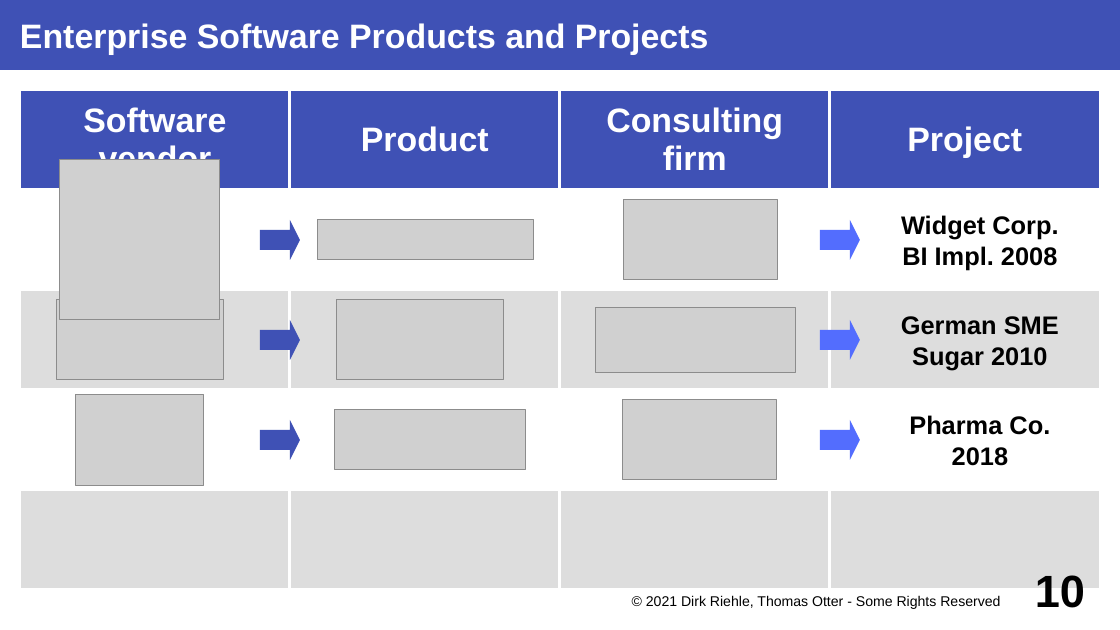
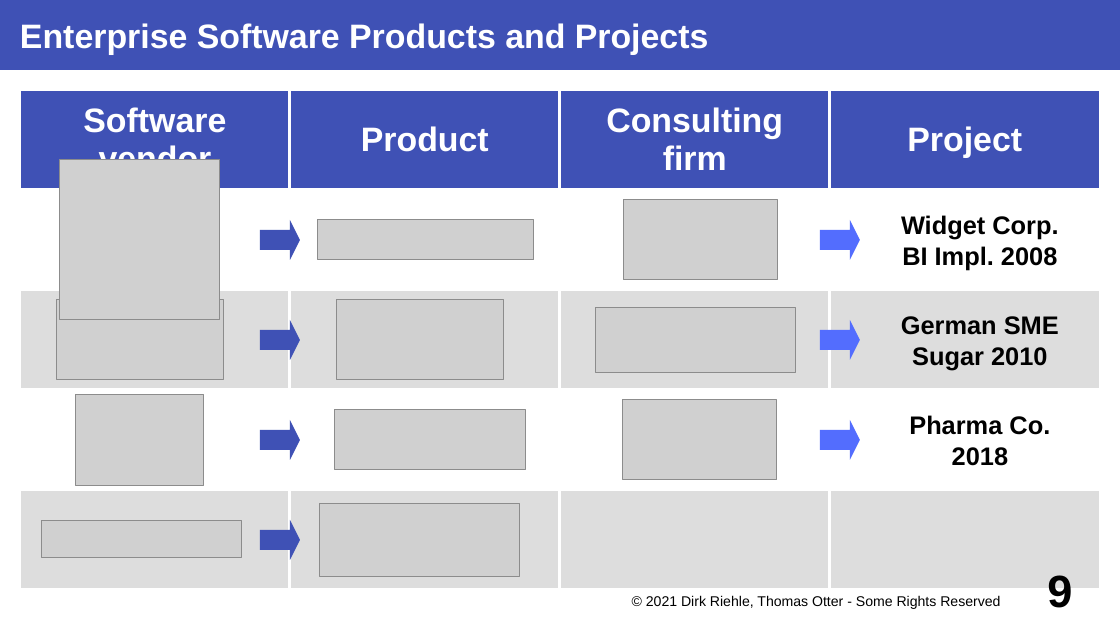
Before and after one commit to dirkriehle/coss-course, a slide deck: slide 9 of Lecture slides/COSS B03 - Software Vendors.odp (slide 10 before the commit). Drawn at 1120x630 pixels with LibreOffice and Linux fonts; fonts in the diff are those of the drawing; grey boxes stand for pictures. Boxes give left, top, right and bottom in pixels: in the first picture for what was removed or moved away, otherwise in the second. Text is boxed around its words. In the diff, an @@ line names an element or a change of style, - is before the commit and + after.

```diff
--- a/Lecture slides/COSS B03 - Software Vendors.odp
+++ b/Lecture slides/COSS B03 - Software Vendors.odp
@@ picture added at (320, 504, 520, 577) @@
@@ picture added at (42, 520, 242, 558) @@
@@ right arrow added at (260, 520, 300, 560), fill #3F51B5 @@
@@ page number at (1047, 575, 1072, 608): text changed @@
-10
+9
```
Also in this commit, not shown: 1 other slide changed, 1 slide added, 2 slides removed, 1 other file.
